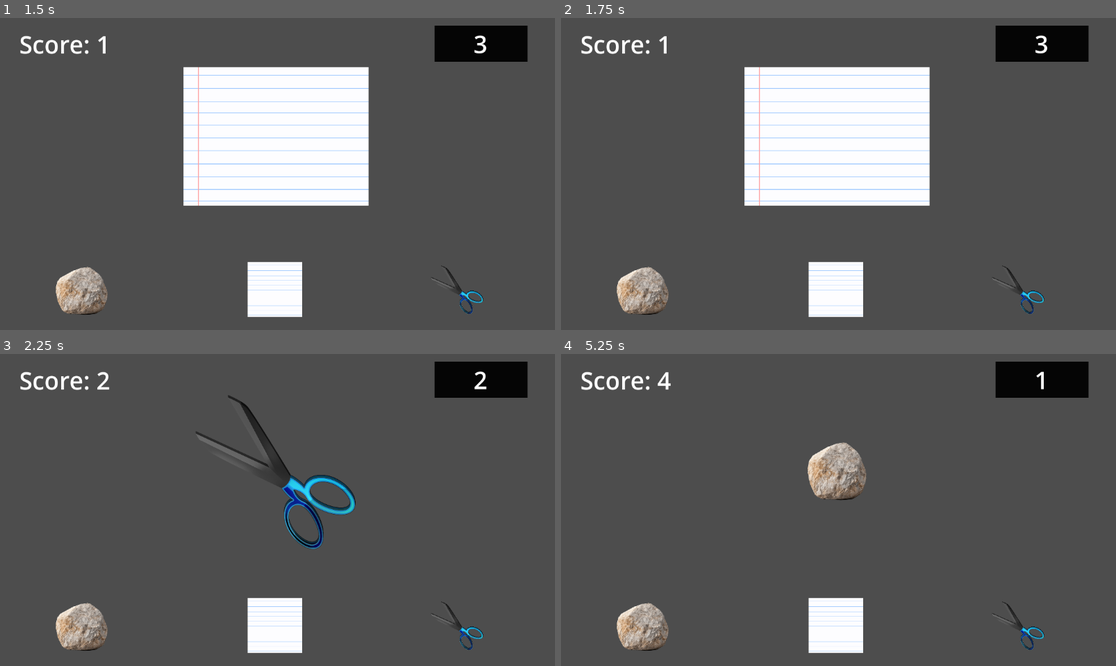
Above: before the commit, frames 1-4 (two rows, left to right).
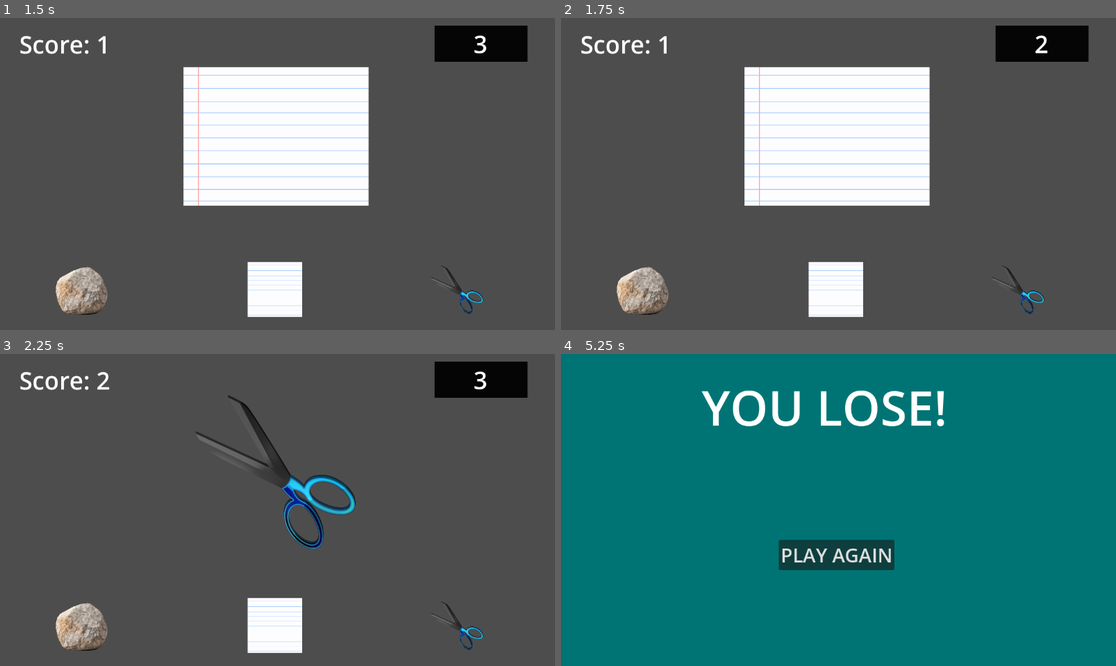
Above: after the commit, the same moments.

Repository: CoolCoderMan281/Rock-Paper-Panic
Game: Godot game, scene res://Scenes/main.tscn
The game is run twice, just before and just after one commit, with the same random seed, the same clock (stepped at 60 frames per second) and the same inputs.
Inputs (mouse positions are in pixels of both pictures, inside the frame that each line leads up to):
- Up to frame 1 (1.5 s): click (83, 292) at 0.5 s; click (277, 289) at 1.25 s
- Up to frame 2 (1.75 s): no input
- Up to frame 3 (2.25 s): click (455, 625) at 2 s
- Up to frame 4 (5.25 s): click (644, 628) at 2.75 s; click (838, 625) at 3.5 s; click (838, 553) at 4.25 s, where only the run after the commit has a clickable "PLAY AGAIN"; click (1016, 625) at 5 s

Frame 1 is identical in both runs. In frame 2, less than 0.1% of the frame differs, in the area x 85-88%, y 5-12%; in frame 3, less than 0.1%; in frame 4, 100%, in the area x 0-100%, y 0-100%.

Commit message:
Extreme bugfixing
I am the exterminator!!

- Removed most of Player.gd
- Made own way better timer
- Removed global.gd completely
- Removed unused signals

Diff:
--- a/Code/Player.gd
+++ b/Code/Player.gd
@@ -1,62 +1,34 @@
 extends Node2D
 
+var score: int = 0
 
-var input
-var loss = false
-var game_state
-var score = 0
+
+func logic(choice: String):
+	var outcomes = {"Rock": "Scissors", "Paper": "Rock", "Scissors": "Paper"}
+	var enemy_choice = %Enemy.choice
+
+	if outcomes[choice] == enemy_choice:
+		score += 1
+		%Enemy.choice = %Enemy.options.pick_random()
+		%Countdown.reset_timer()
+	elif outcomes[enemy_choice] == choice:
+		score = 0
+		%Countdown.end_game("lose")
+
+	%Score.text = "Score: " + str(score)
 
 
 func _on_rock_pressed():
-	input = "Rock"
-	if %Enemy.choice == "Paper":
-		game_state = "lose"
-		%Lose.visible = true
-		score = 0
-		%Score.text = "Score: " + str(score)
-	elif %Enemy.choice == "Scissors":
-		game_state = "win"
-		score = score + 1
-		%Score.text = "Score: " + str(score)
-		%Enemy.choice = %Enemy.options.pick_random()
-		print(score)
-	else:
-		game_state = "tie"
-	print(game_state)
-
+	logic("Rock")
 
 
 func _on_paper_pressed():
-	input = "Paper"
-	if %Enemy.choice == "Scissors":
-		game_state = "lose"
-		%Lose.visible = true
-		score = 0
-		%Score.text = str(score)
-	elif %Enemy.choice == "Rock":
-		game_state = "win"
-		score = score + 1
-		%Score.text = "Score: " + str(score)
-		%Enemy.choice = %Enemy.options.pick_random()
-	else:
-		game_state = "tie"
-	print(game_state)
-	print(score)
+	logic("Paper")
+
 
 func _on_scissors_pressed():
-	input = "Scissors"
-	if %Enemy.choice == "Rock":
-		game_state = "lose"
-		%Lose.visible = true
-		score = 0
-		%Score.text = str(score)
-	elif %Enemy.choice == "Paper":
-		game_state = "win"
-		score = score + 1
-		%Score.text = "Score: " + str(score)
-		%Enemy.choice = %Enemy.options.pick_random()
-		print(%Enemy.choice)
-	else:
-		game_state = "tie"
-	print(game_state)
-	print(score)
+	logic("Scissors")
+
+
+func retry():
+	get_tree().reload_current_scene()
--- a/Countdown.gd
+++ b/Countdown.gd
@@ -1,27 +1,31 @@
 extends CanvasLayer
 
-var time = 3
+const INITIAL_TIME: int = 3
+var time_left: int = INITIAL_TIME
+var last_update_time: float = 0.0
 
-func _on_timer_timeout():
-	time -= 1
-	%Second.text = str(time)
-	if time == 0:
-		end_game("lose")
-	elif %Player.game_state == "win":
-		reset_game()
+func _ready():
+	reset_timer()
 
-func _on_button_pressed():
-	reset_game()
+func _process(delta: float):
+	last_update_time += delta
+	if last_update_time >= 1.0:
+		last_update_time -= 1.0
+		time_left -= 1
+		update_display()
+
+		if time_left <= 0:
+			end_game("lose")
+
+func update_display():
+	%Second.text = str(time_left)
+
+func reset_timer():
+	time_left = INITIAL_TIME
+	last_update_time = 0.0
+	update_display()
+	%Countdown.visible = true
 
 func end_game(state: String):
-	%Countdown_Timer.stop()
-	%Player.game_state = state
 	%Countdown.visible = false
 	%Lose.visible = (state == "lose")
-
-func reset_game():
-	time = 3
-	%Second.text = str(time)
-	%Countdown.visible = true
-	%Player.game_state = null
-	%Countdown_Timer.start()
--- a/Scenes/main.tscn
+++ b/Scenes/main.tscn
@@ -116,10 +116,6 @@
 vertical_alignment = 1
 metadata/_edit_use_anchors_ = true
 
-[node name="Countdown_Timer" type="Timer" parent="Countdown"]
-unique_name_in_owner = true
-autostart = true
-
 [node name="Score" type="Label" parent="Countdown"]
 unique_name_in_owner = true
 offset_left = 27.0
@@ -135,6 +131,4 @@
 [connection signal="pressed" from="Rock" to="Player" method="_on_rock_pressed"]
 [connection signal="pressed" from="Paper" to="Player" method="_on_paper_pressed"]
 [connection signal="pressed" from="Scissors" to="Player" method="_on_scissors_pressed"]
-[connection signal="pressed" from="Lose/Button" to="Lose" method="_on_button_pressed"]
-[connection signal="pressed" from="Lose/Button" to="Countdown" method="_on_button_pressed"]
-[connection signal="timeout" from="Countdown/Countdown_Timer" to="Countdown" method="_on_timer_timeout"]
+[connection signal="pressed" from="Lose/Button" to="Player" method="retry"]
--- a/project.godot
+++ b/project.godot
@@ -15,10 +15,6 @@
 config/features=PackedStringArray("4.3", "Forward Plus")
 config/icon="res://Assets/Placeholder/icon.svg"
 
-[autoload]
-
-Global="*res://Code/global.gd"
-
 [dotnet]
 
 project/assembly_name="Race Idea"
